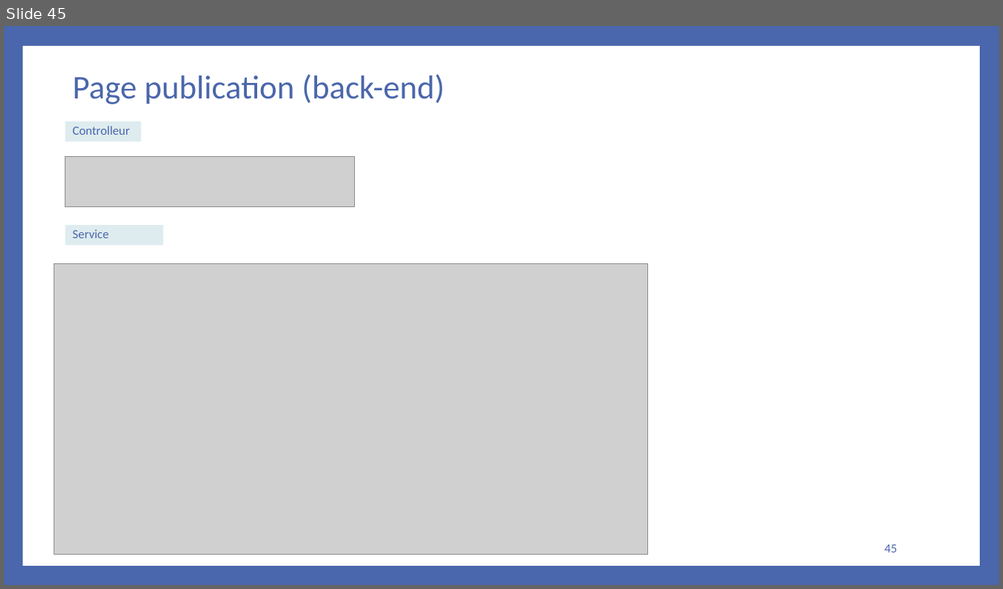
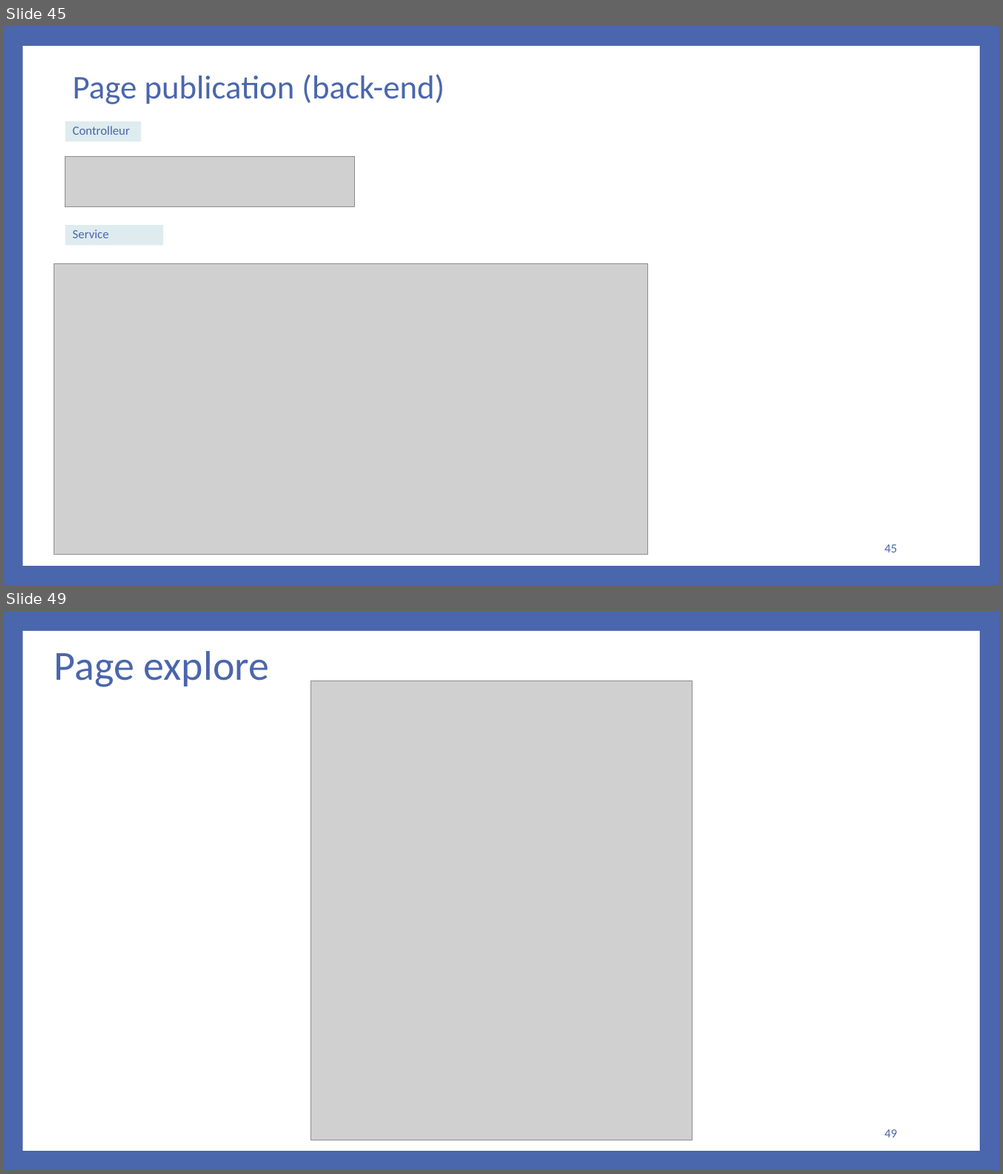
Before and after one commit to bakedpotato191/projet, a slide deck: rapport.PPTX. Shown one above the other, each under a label of ours: slide 45 before the commit, slides 45 and 49 after it; the slides between them are not shown. The pictures are 1003x589 and 1003x1174 pixels, drawn with LibreOffice and Linux fonts; fonts in the diff are those of the drawing; grey boxes stand for pictures. Boxes give left, top, right and bottom in pixels: in the first picture for what was removed or moved away, otherwise in the second. Text is boxed around its words. In the diff, an @@ line names an element or a change of style, - is before the commit and + after.

```diff
--- a/rapport.PPTX
+++ b/rapport.PPTX
@@ slide 49 added at (4,611,999,1170), background #4A66AC; not listed: 1 template element that a slide beside it also shows @@
@@ title added at (54,651,269,687), 40 pt, text #4A66AC @@
+Page explore
@@ picture added at (310,681,692,1141) @@
@@ page number added at (884,1130,896,1138), 12 pt, text #4A66AC @@
+49
```
Also in this commit, not shown: 7 slides changed, 6 other slides added, 33 other files.
